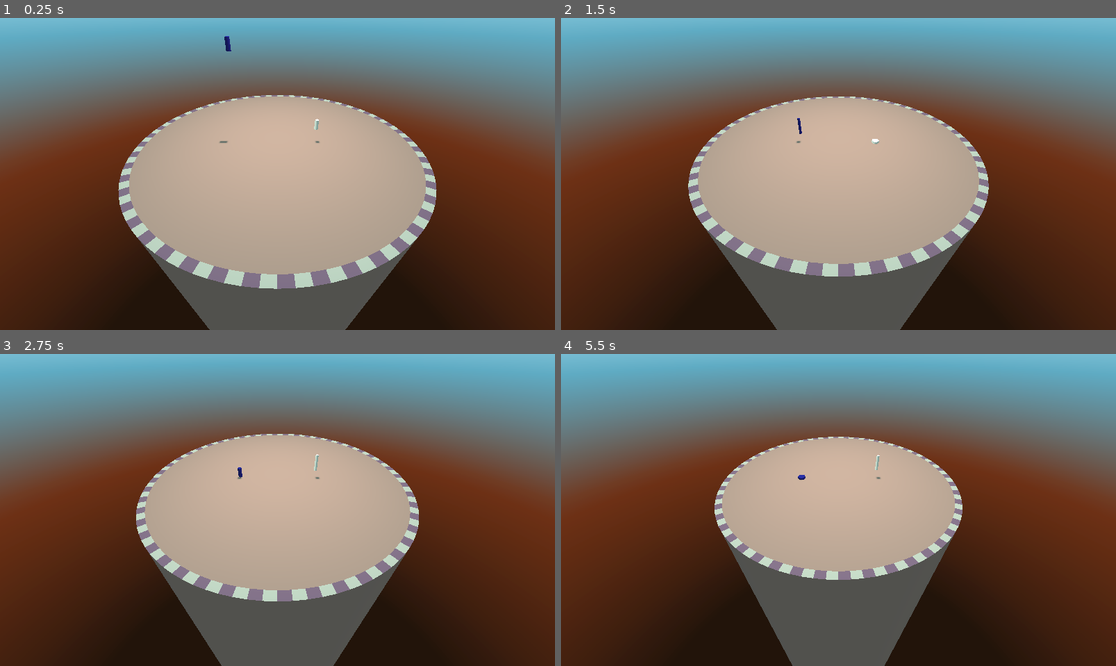
Above: before the commit, frames 1-4 (two rows, left to right).
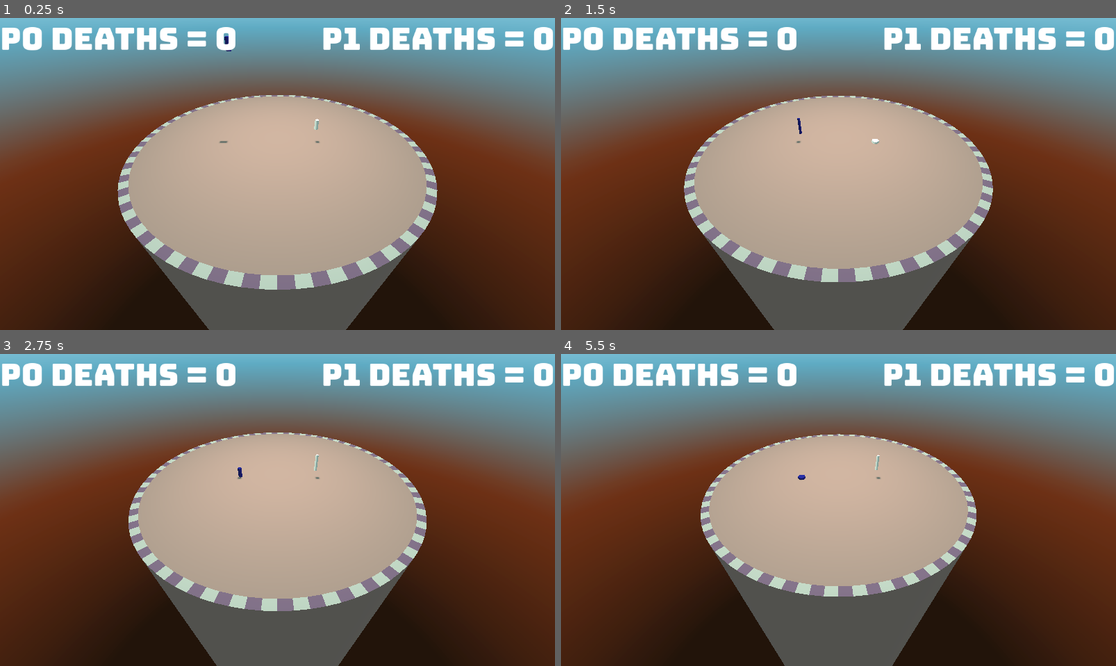
Above: after the commit, the same moments.

Repository: proximadams/Lucky-Erik-Alex-Jam-2025
Game: Godot game, scene res://World.tscn
Same seed, same stepped clock (60 frames per second), same inputs: the game is played once before the commit and once after it.
Inputs:
- Up to frame 1 (0.25 s): no input
- Up to frame 2 (1.5 s): no input
- Up to frame 3 (2.75 s): no input
- Up to frame 4 (5.5 s): no input

The runs differ from the first frame. In frame 1, 4.3% of the frame differs, in the area x 0-100%, y 2-100%; in frame 2, 7.0%; in frame 3, 9.3%; in frame 4, 11%.

Commit message:
death counts

Diff:
--- a/Player/player.gd
+++ b/Player/player.gd
@@ -1,5 +1,6 @@
 extends CharacterBody3D
 enum {
+	DEAD,
 	GROUNDED, # on the ground.
 	BOUNCING, # air, did not use a jump.
 	PRE_JUMP, # grounded but going to jump
@@ -14,6 +15,7 @@
 @export var jumpVelocity = 24
 @export var diveVelocity = 45
 @export var colour: Color
+@export var floorPath: NodePath
 
 var bounceSmall1SoundRes = load('res://SoundEffects/BounceSmall1Sound.tscn')
 
@@ -36,6 +38,10 @@
 var currGroundTime = 0;
 var currAirTime = 0;
 
+@onready var floorInst = get_node(floorPath)
+
+signal player_died(playerID: int)
+
 func _ready() -> void:
 	var material = StandardMaterial3D.new()
 	material.albedo_color = colour
@@ -43,7 +49,9 @@
 
 func _physics_process(delta: float) -> void:
 	_set_angle()
-	if position.y < -100:
+	if position.y < -5:
+		_die()
+	if position.y < -100 and is_instance_valid(floorInst):
 		_restart_me()
 	_movement(delta)
 
@@ -92,6 +100,11 @@
 	if not event.is_echo() and event.is_action_pressed('dive.' + str(playerID)) and not is_on_floor(): # do the dive
 		state = DIVING
 
+func _die():
+	if state != DEAD:
+		state = DEAD
+		player_died.emit(playerID)
+
 func _restart_me():
 	velocity = Vector3(0,0,0)
 	position = Vector3(0,3,0)
--- a/World.tscn
+++ b/World.tscn
@@ -1,10 +1,12 @@
-[gd_scene load_steps=13 format=3 uid="uid://byh6xb4v8jlow"]
+[gd_scene load_steps=16 format=3 uid="uid://byh6xb4v8jlow"]
 
 [ext_resource type="PackedScene" uid="uid://cqqyvg1fsgj1w" path="res://Environment/sm_main_platform.tscn" id="1_1isdm"]
 [ext_resource type="Script" path="res://floor.gd" id="1_8reu6"]
+[ext_resource type="Script" path="res://world.gd" id="1_oh6od"]
 [ext_resource type="PackedScene" uid="uid://dojtvkjexrtqe" path="res://Environment/SM_Skybox.fbx" id="2_dp8aw"]
 [ext_resource type="Texture2D" uid="uid://cwxodangmbk18" path="res://Environment/T_Skybox.png" id="3_t73nb"]
 [ext_resource type="PackedScene" uid="uid://c4yjmdym54n72" path="res://Player/player.tscn" id="4_eiw2n"]
+[ext_resource type="FontFile" uid="uid://cmjwv7ccyiqyi" path="res://Themes/Bungee-Regular.ttf" id="6_78its"]
 
 [sub_resource type="CylinderShape3D" id="CylinderShape3D_phmpv"]
 height = 100.0
@@ -32,17 +34,23 @@
 background_mode = 2
 sky = SubResource("Sky_f0f87")
 
-[node name="Node3D" type="Node3D"]
+[sub_resource type="Theme" id="Theme_14284"]
+Label/font_sizes/font_size = 64
+Label/fonts/font = ExtResource("6_78its")
+
+[node name="World" type="Node3D"]
+script = ExtResource("1_oh6od")
 
 [node name="Floor" type="StaticBody3D" parent="."]
 transform = Transform3D(1.5, 0, 0, 0, 1.5, 0, 0, 0, 1.5, 0, 0, 0)
 script = ExtResource("1_8reu6")
 
-[node name="SM_MainPlatform" parent="Floor" instance=ExtResource("1_1isdm")]
-
 [node name="CollisionShape3D" type="CollisionShape3D" parent="Floor"]
 transform = Transform3D(1, 0, 0, 0, 1, 0, 0, 0, 1, 0, -50, 0)
 shape = SubResource("CylinderShape3D_phmpv")
+
+[node name="SM_MainPlatform" parent="Floor/CollisionShape3D" instance=ExtResource("1_1isdm")]
+transform = Transform3D(1, 0, 0, 0, 1, 0, 0, 0, 1, 0, 50, 0)
 
 [node name="SM_Skybox" parent="Floor" instance=ExtResource("2_dp8aw")]
 transform = Transform3D(-4.37114e-08, 0, -1, 0, 1, 0, 1, 0, -4.37114e-08, 0.102794, -297.591, -0.309763)
@@ -63,13 +71,41 @@
 [node name="Player_0" parent="." instance=ExtResource("4_eiw2n")]
 transform = Transform3D(1, 0, 0, 0, 1, 0, 0, 0, 1, 0, 10, -4)
 colour = Color(0.128822, 0.0644205, 0.391381, 1)
+floorPath = NodePath("../Floor")
 
 [node name="Player_1" parent="." instance=ExtResource("4_eiw2n")]
 transform = Transform3D(1, 0, 0, 0, 1, 0, 0, 0, 1, 0, 3, 4)
 colour = Color(0.971812, 0.860267, 0.747942, 1)
+floorPath = NodePath("../Floor")
 playerID = 1
 
 [node name="WorldEnvironment" type="WorldEnvironment" parent="."]
 environment = SubResource("Environment_hhfu7")
 
+[node name="HUD" type="Control" parent="."]
+layout_mode = 3
+anchors_preset = 15
+anchor_right = 1.0
+anchor_bottom = 1.0
+grow_horizontal = 2
+grow_vertical = 2
+
+[node name="P0DeathsLabel" type="Label" parent="HUD"]
+offset_right = 110.0
+offset_bottom = 23.0
+theme = SubResource("Theme_14284")
+text = "P0 Deaths = 0"
+
+[node name="P1DeathsLabel" type="Label" parent="HUD"]
+layout_mode = 1
+anchors_preset = 1
+anchor_left = 1.0
+anchor_right = 1.0
+offset_left = -110.0
+offset_bottom = 23.0
+grow_horizontal = 0
+theme = SubResource("Theme_14284")
+text = "P1 Deaths = 0"
+horizontal_alignment = 2
+
 [editable path="Floor/SM_Skybox"]
--- a/floor.gd
+++ b/floor.gd
@@ -4,12 +4,11 @@
 
 var playTimer = 0.0
 
-const SHRINK_SPEED_MULT = 0.05
+const SHRINK_SPEED_MULT = 0.03
 
 func _process(delta: float) -> void:
 	playTimer += delta
 	scale.x = startScale.x - (playTimer * SHRINK_SPEED_MULT)
-	scale.y = startScale.y - (playTimer * SHRINK_SPEED_MULT)
 	scale.z = startScale.z - (playTimer * SHRINK_SPEED_MULT)
 	if scale.x < 0.1:
 		queue_free()
--- /dev/null
+++ b/world.gd
@@ -0,0 +1,14 @@
+extends Node3D
+
+var numDeathsArr = [0, 0]
+
+# Called when the node enters the scene tree for the first time.
+func _ready() -> void:
+	var _res = $Player_0.connect('player_died', player_died)
+
+func player_died(playerID: int):
+	if 0 <= playerID and playerID < numDeathsArr.size():
+		var nodeName = 'P' + str(playerID) + 'DeathsLabel'
+		numDeathsArr[playerID] += 1
+		var textStr = 'P' + str(playerID) + ' Deaths = ' + str(numDeathsArr[playerID])
+		$HUD.find_child(nodeName, false).text = textStr
